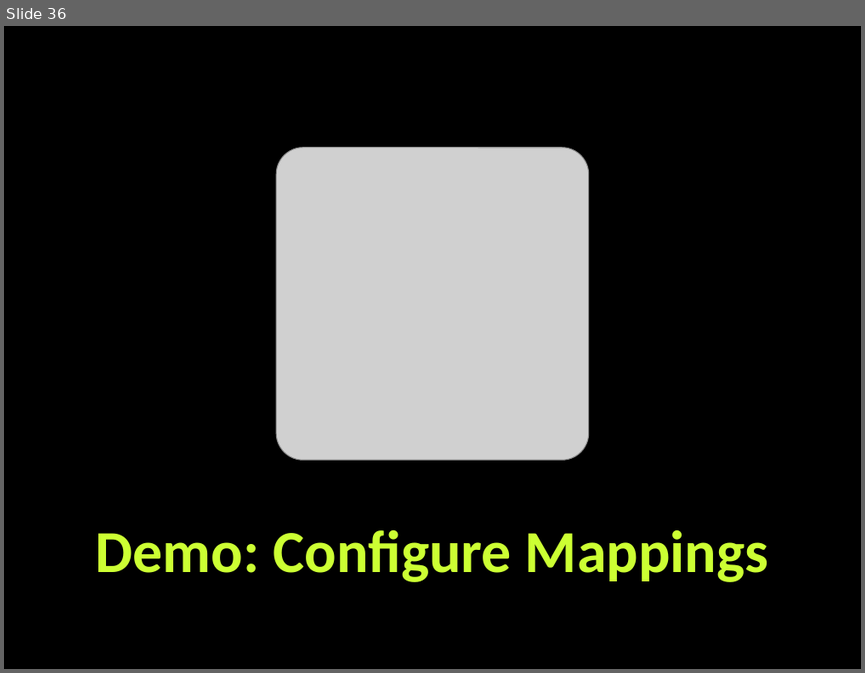
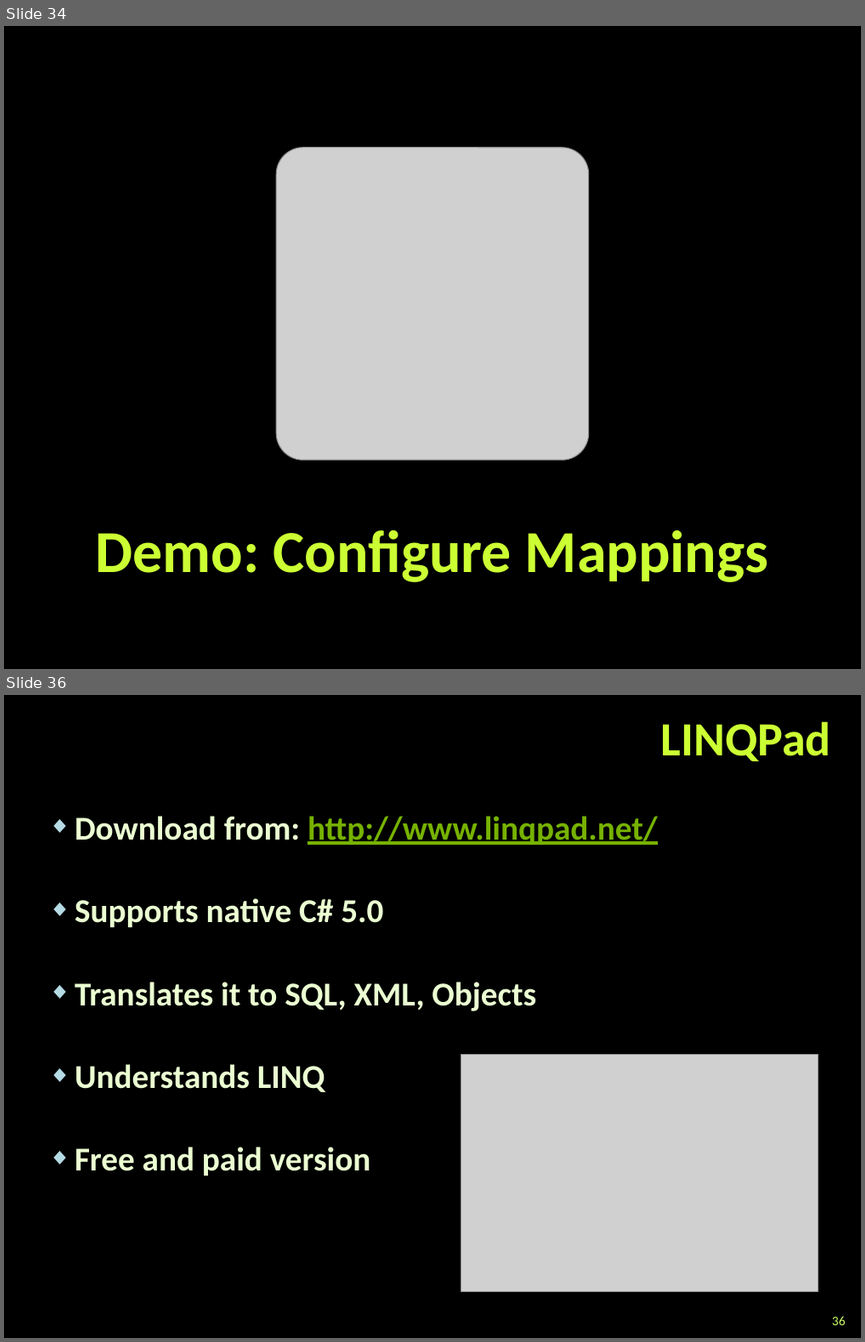
Before and after one commit to martin-nikolov/Telerik-Academy, a slide deck: Databases/10. Entity Framework Code First/Entity-Framework-Code-First.pptx. Shown one above the other, each under a label of ours: slide 36 before the commit, slides 34 and 36 after it; the slides between them are not shown. The pictures are 865x673 and 865x1342 pixels, drawn with LibreOffice and Linux fonts; fonts in the diff are those of the drawing; grey boxes stand for pictures; background and template pictures are left out. Boxes give left, top, right and bottom in pixels: in the first picture for what was removed or moved away, otherwise in the second. Text is boxed around its words. In the diff, an @@ line names an element or a change of style, - is before the commit and + after.

```diff
--- a/Databases/10. Entity Framework Code First/Entity-Framework-Code-First.pptx
+++ b/Databases/10. Entity Framework Code First/Entity-Framework-Code-First.pptx
@@ slide 36 added at (4, 695, 861, 1338), background picture (left out) @@
@@ title added at (661, 721, 831, 761), 40 pt, text #CCFF33, bold @@
+LINQPad
@@ text added at (75, 816, 658, 1175), 28 pt, text #EBFFD2, bold @@
+◆ Download from: http://www.linqpad.net/
+◆ Supports native C# 5.0
+◆ Translates it to SQL, XML, Objects
+◆ Understands LINQ
+◆ Free and paid version
@@ picture added at (460, 1055, 817, 1292) @@
@@ page number added at (832, 1315, 846, 1325), 11 pt, text #CCFF66 @@
+36
@@ what was slide 36 is now slide 34 @@
```
Also in this commit, not shown: 4 slides changed, 5 other slides added, 2 slides removed, 3 other files.
